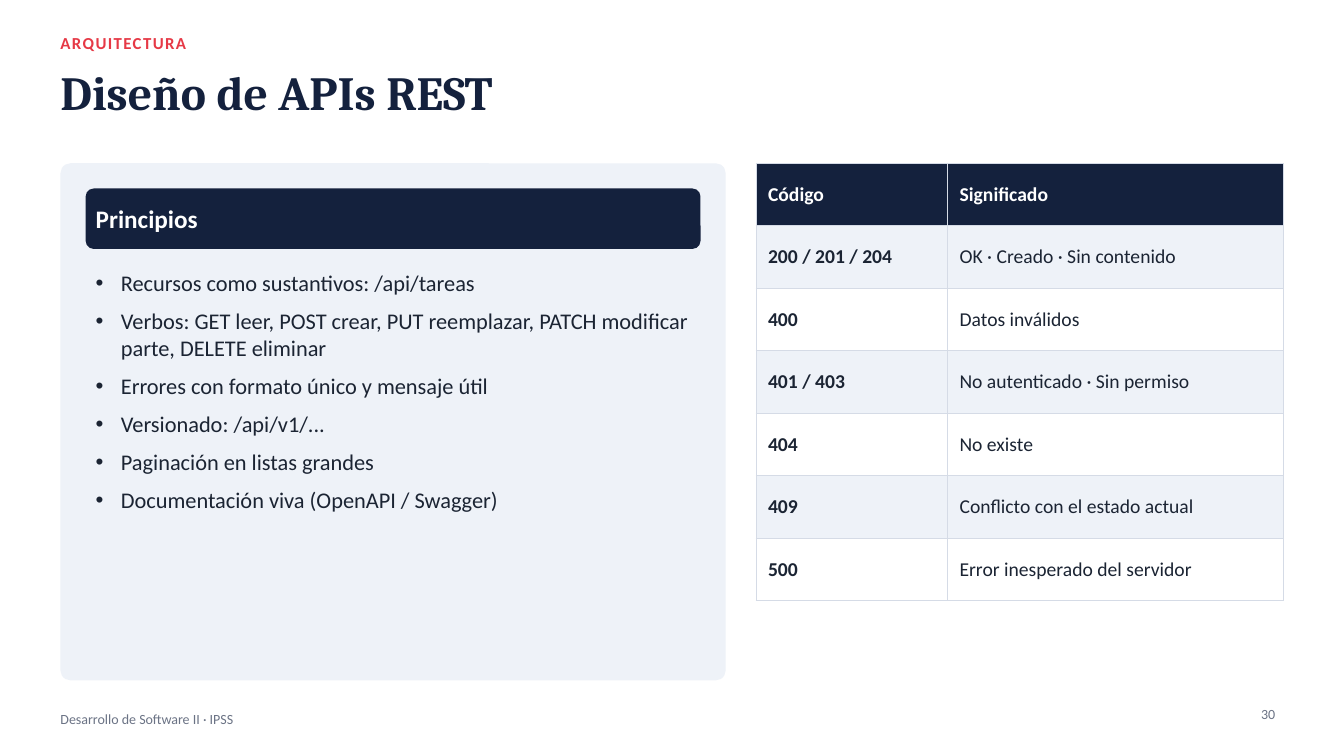
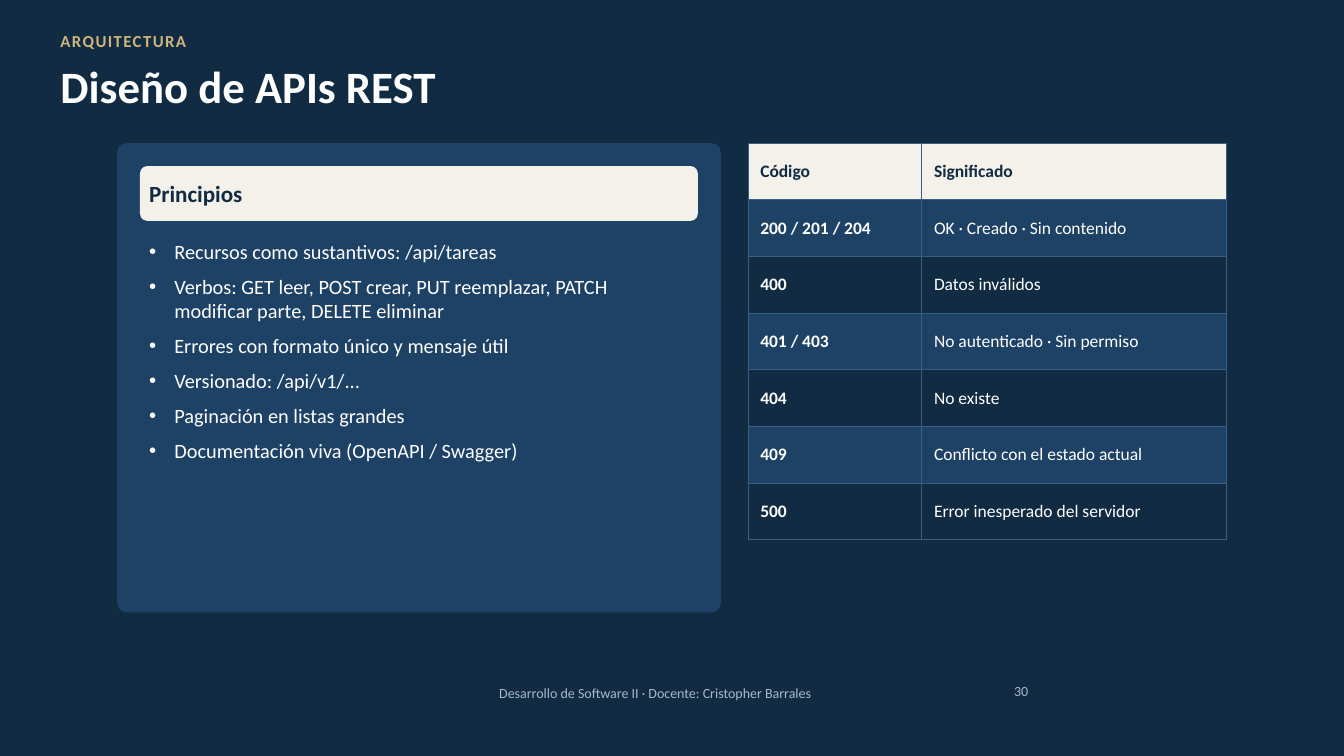
Before and after one commit to cbarralesp/Kanban_docs, a slide deck: slide 30 of C3-Desarrollo-de-Software.pptx. Drawn at 1344x756 pixels with LibreOffice and Linux fonts; fonts in the diff are those of the drawing; background and template pictures are left out. Boxes give left, top, right and bottom in pixels: in the first picture for what was removed or moved away, otherwise in the second. Text is boxed around its words. In the diff, an @@ line names an element or a change of style, - is before the commit and + after.

```diff
--- a/C3-Desarrollo-de-Software.pptx
+++ b/C3-Desarrollo-de-Software.pptx
@@ background #FFFFFF to picture (left out) @@
@@ text "ARQUITECTURA" at [60, 36, 186, 49]: text colour #E63946 to #CFB47C @@
@@ title "Diseño de APIs REST" at [60, 71, 436, 104]: size 34 to 32 pt, font Cambria to Calibri, text colour #14213D to #FFFFFF @@
@@ rounded rectangle: place and size @@
-rounded rectangle at [60, 163, 726, 681]
+rounded rectangle at [117, 143, 721, 612]
@@ rounded rectangle at [117, 143, 721, 612]: fill #EEF2F8 to #1D4266 @@
@@ table at [748, 143, 1226, 524] @@
@@ fill #14213D to #F4F1EA in row 1 @@
@@ fill #EEF2F8 to #1D4266 in 6 cells @@
@@ fill #FFFFFF to #102B42 in 6 cells @@
@@ size 14 to 12.5 pt @@
@@ text colour #FFFFFF to #102B42 in "Código", "Significado" @@
@@ text colour #1B2433 to #FFFFFF in "200 / 201 / 204", "OK · Creado · Sin contenido", "400", "Datos inválidos" and 8 more places @@
@@ borders changed @@
@@ table: place and size @@
-table at [756, 163, 1284, 583]
+table at [748, 143, 1226, 524]
@@ rounded rectangle: place and size @@
-rounded rectangle at [86, 189, 701, 249]
+rounded rectangle at [140, 166, 698, 221]
@@ rounded rectangle at [140, 166, 698, 221]: fill #14213D to #F4F1EA @@
@@ text "Principios": place and size @@
-text "Principios" at [96, 210, 198, 232]
+text "Principios" at [149, 186, 242, 206]
@@ text "Principios" at [149, 186, 242, 206]: size 18 to 16.5 pt, text colour #FFFFFF to #102B42 @@
@@ text "Recursos como sustantivos: /api/tareas": place and size @@
-text "Recursos como sustantivos: /api/tareas" at [121, 313, 688, 512]
+text "Recursos como sustantivos: /api/tareas" at [174, 280, 607, 462]
@@ text "Recursos como sustantivos: /api/tareas" at [174, 280, 607, 462]: size 16 to 14.5 pt, text colour #1B2433 to #FFFFFF @@
@@ text at [499, 688, 811, 700]: text changed; text colour #6B7385 to #A9B8CC @@
-Desarrollo de Software II · IPSS
+Desarrollo de Software II · Docente: Cristopher Barrales
@@ page number: place and size @@
-page number at [1261, 710, 1275, 719]
+page number at [1014, 687, 1028, 696]
@@ page number at [1014, 687, 1028, 696]: text colour #6B7385 to #A9B8CC @@
```
Also in this commit, not shown: 116 other slides changed.
